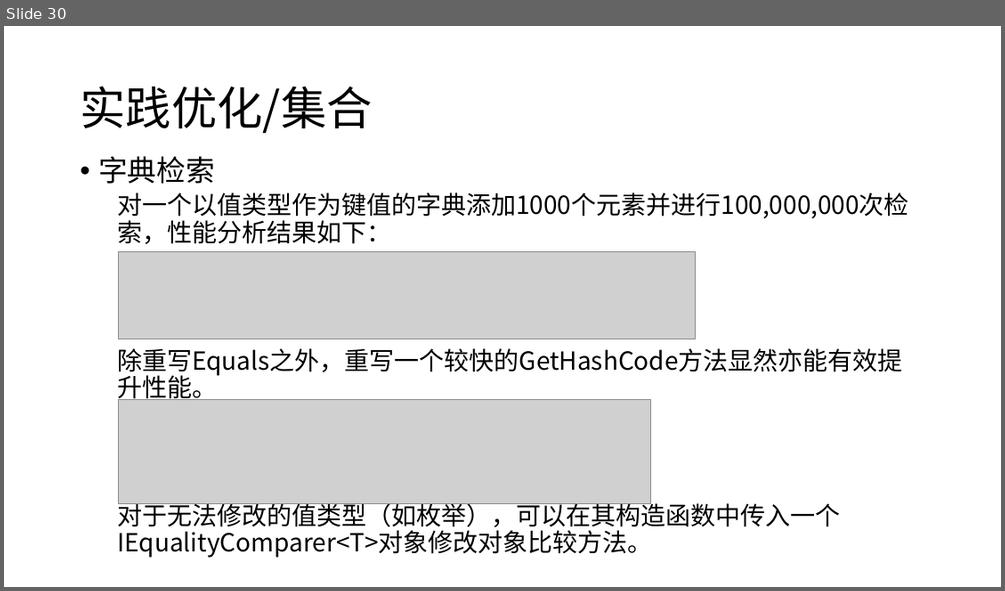
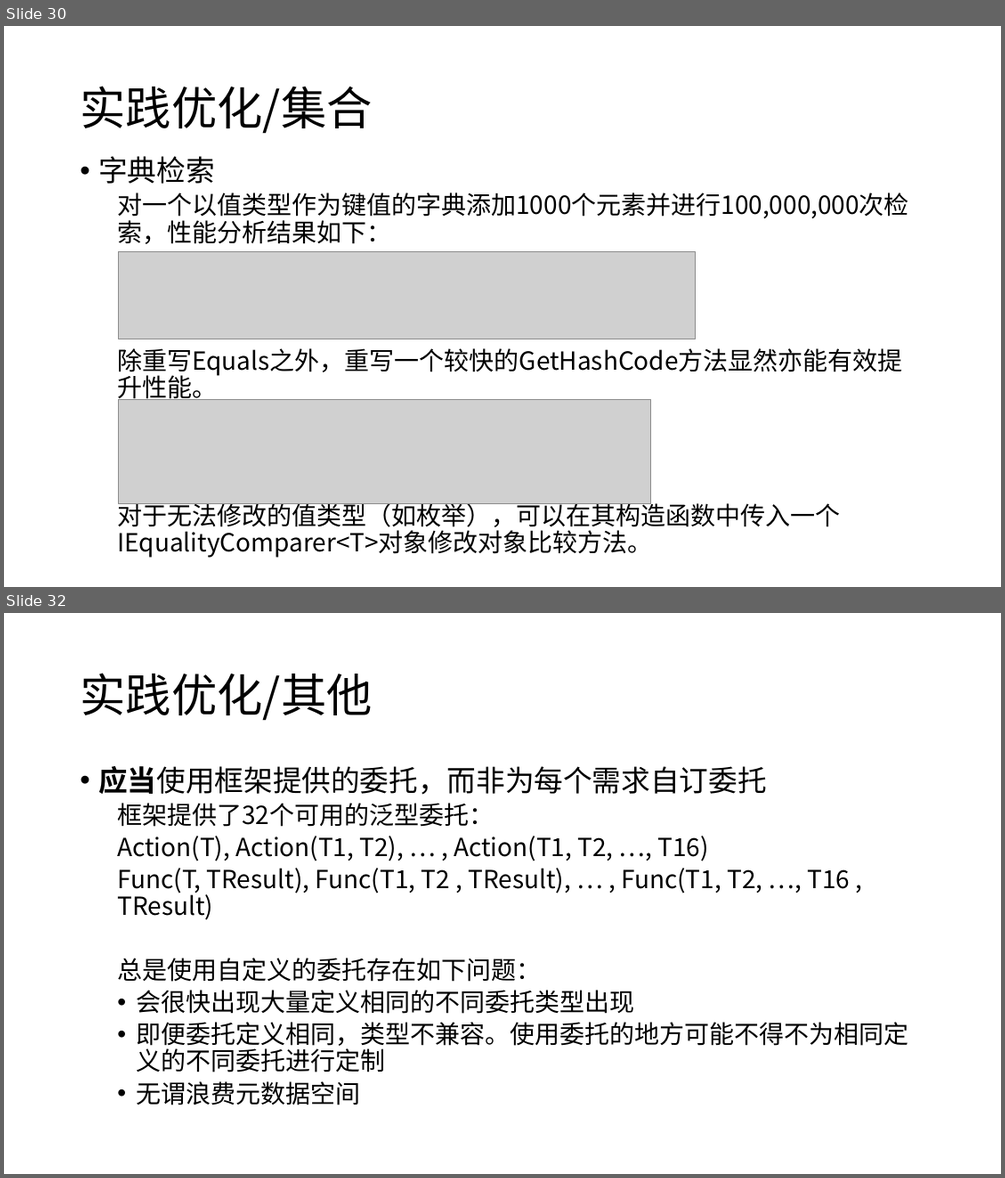
Before and after one commit to snakealpha/DotNetSession, a slide deck: pptx.pptx.pptx. Shown one above the other, each under a label of ours: slide 30 before the commit, slides 30 and 32 after it; the slides between them are not shown. The pictures are 1005x591 and 1005x1178 pixels, drawn with LibreOffice and Linux fonts; fonts in the diff are those of the drawing; grey boxes stand for pictures. Boxes give left, top, right and bottom in pixels: in the first picture for what was removed or moved away, otherwise in the second. Text is boxed around its words. In the diff, an @@ line names an element or a change of style, - is before the commit and + after.

```diff
--- a/pptx.pptx.pptx
+++ b/pptx.pptx.pptx
@@ slide 32 added at bbox=[4, 613, 1001, 1174], background #FFFFFF @@
@@ title added at bbox=[80, 673, 372, 721], 44 pt, text #000000 @@
+实践优化/其他
@@ text added at bbox=[98, 766, 908, 1105], 24 pt, text #000000 @@
+• 应当使用框架提供的委托，而非为每个需求自订委托
+  框架提供了32个可用的泛型委托：
+  Action(T), Action(T1, T2), … , Action(T1, T2, …, T16)
+  Func(T, TResult), Func(T1, T2 , TResult), … , Func(T1, T2, …, T16 , TResult)
+  总是使用自定义的委托存在如下问题：
+  • 会很快出现大量定义相同的不同委托类型出现
+  • 即便委托定义相同，类型不兼容。使用委托的地方可能不得不为相同定义的不同委托进行定制
+  • 无谓浪费元数据空间
```
Also in this commit, not shown: 5 slides changed, 2 other slides added, 2 slides removed, 1 other file.
